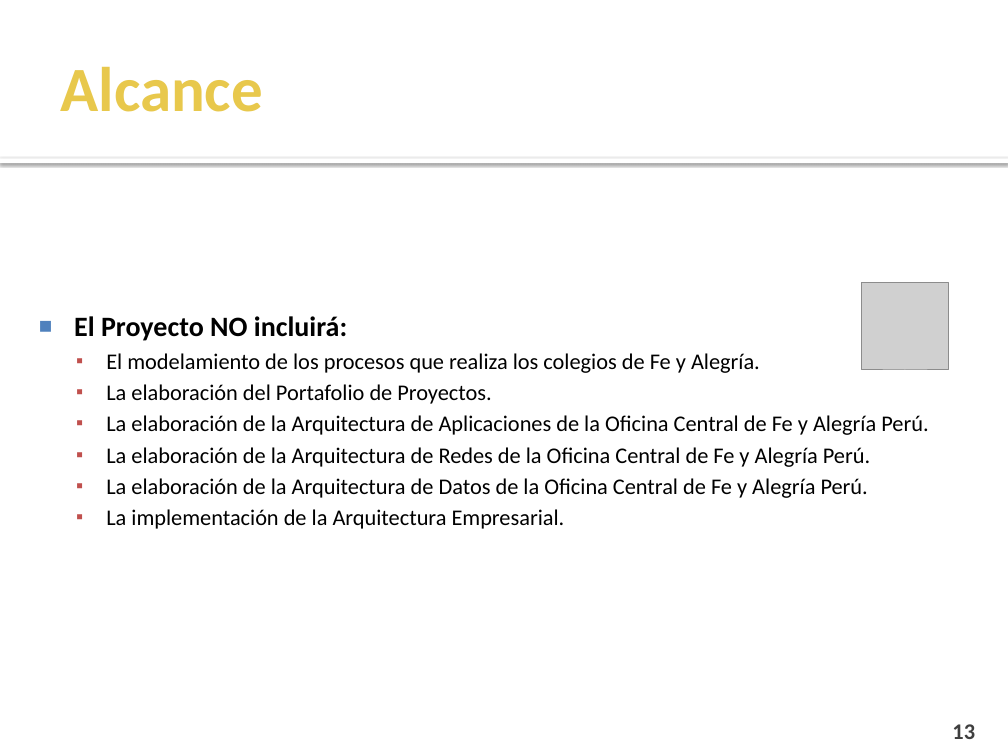
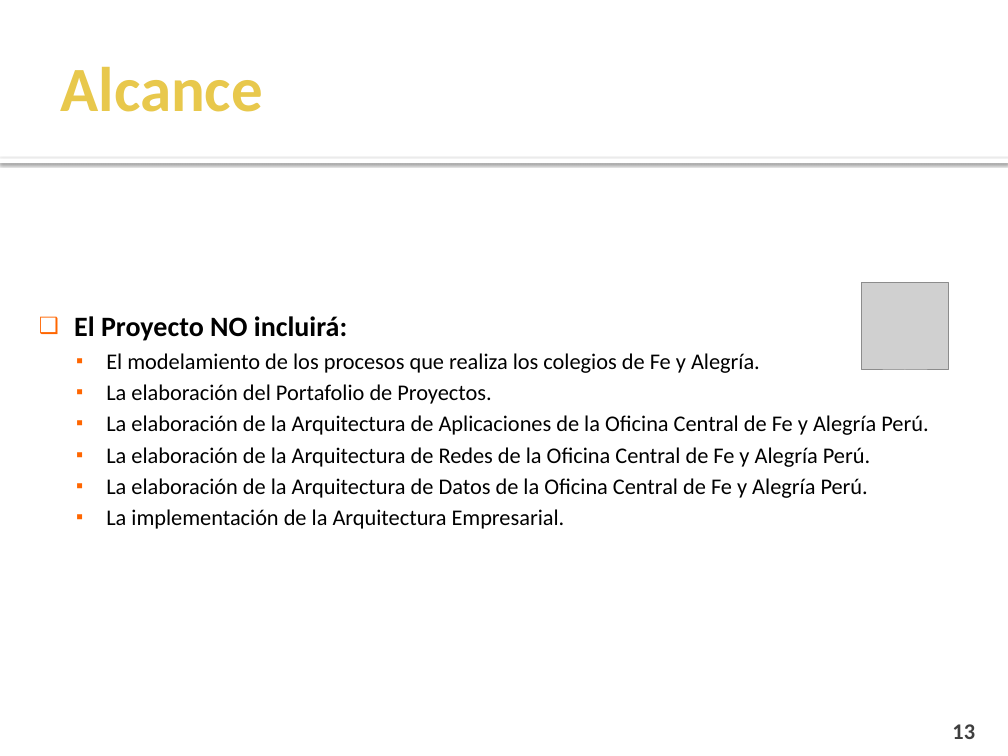
Before and after one commit to cms/proyecto-fya, a slide deck: slide 13 of Presentacion Final Ciclo 2011-1/Presentación Semana 17.pptx. Drawn at 1008x756 pixels with LibreOffice and Linux fonts; fonts in the diff are those of the drawing; grey boxes stand for pictures; background and template pictures are left out. Boxes give left, top, right and bottom in pixels: in the first picture for what was removed or moved away, otherwise in the second. Text is boxed around its words. In the diff, an @@ line names an element or a change of style, - is before the commit and + after.

```diff
--- a/Presentacion Final Ciclo 2011-1/Presentación Semana 17.pptx
+++ b/Presentacion Final Ciclo 2011-1/Presentación Semana 17.pptx
@@ text "El Proyecto NO incluirá:" at bbox=[74, 316, 928, 529]: bullet ■ to ❑; bullet colour #4F81BD to #FF6600; bullet colour #C0504D to #FF6600 @@
```
Also in this commit, not shown: 12 other slides changed.
